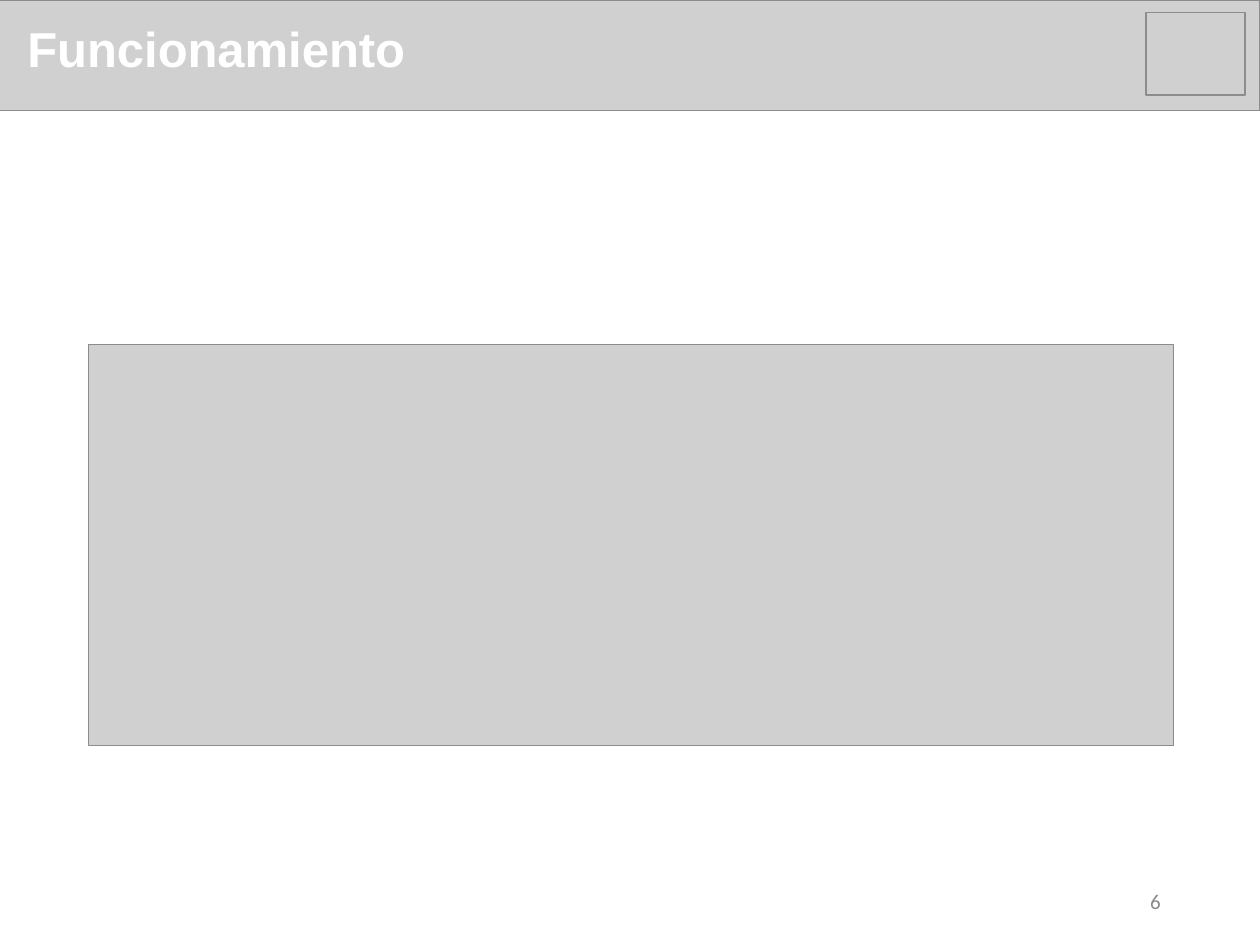
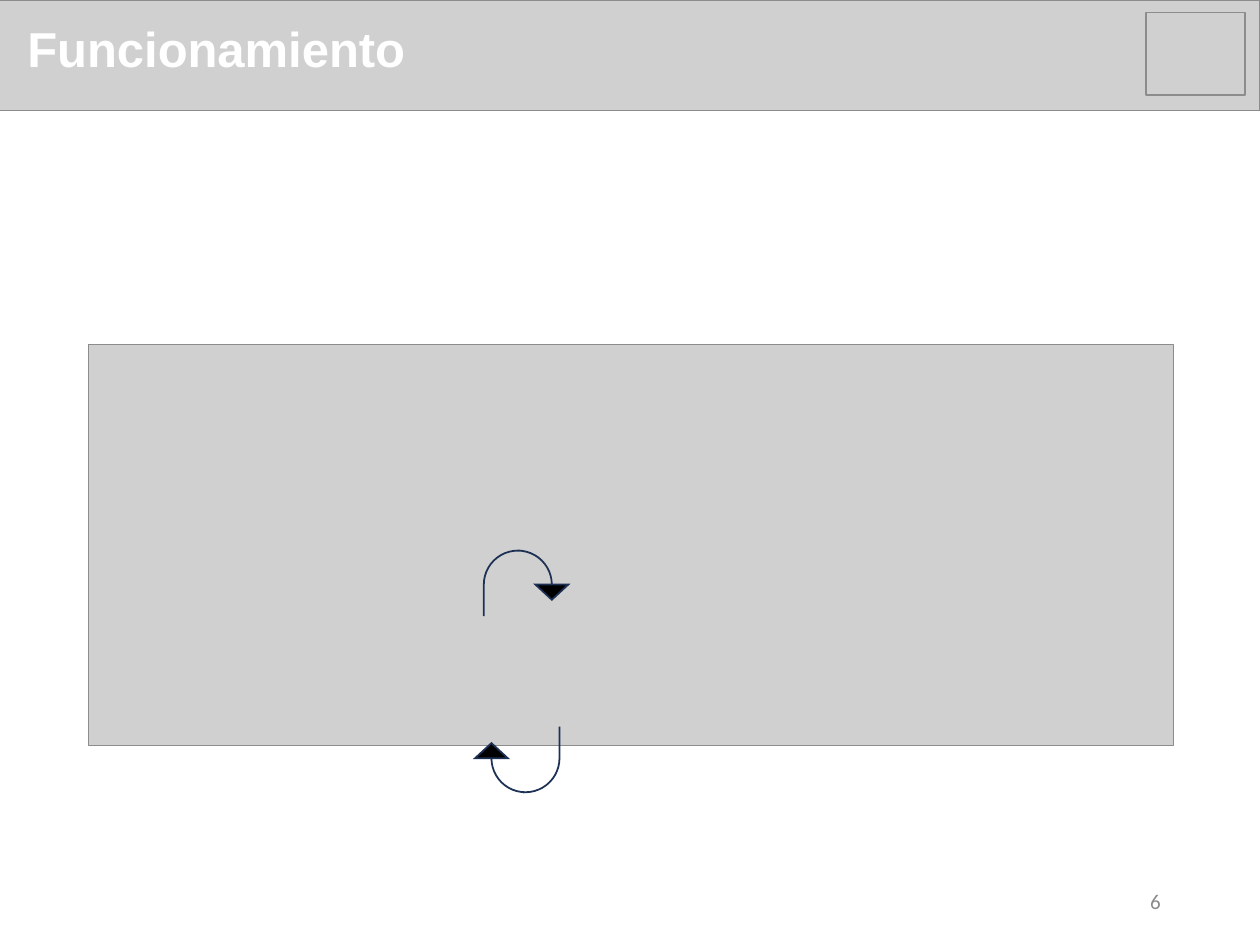
Before and after one commit to Moyaxon/tesis_entrega, a slide deck: slide 6 of Defensa de Tesis.pptx. Drawn at 1260x945 pixels with LibreOffice and Linux fonts; fonts in the diff are those of the drawing; grey boxes stand for pictures. Boxes give left, top, right and bottom in pixels: in the first picture for what was removed or moved away, otherwise in the second. Text is boxed around its words. In the diff, an @@ line names an element or a change of style, - is before the commit and + after.

```diff
--- a/Defensa de Tesis.pptx
+++ b/Defensa de Tesis.pptx
@@ uturn arrow added at box(484, 551, 568, 616), fill #000000, outline #1E3256 1 pt @@
@@ uturn arrow added at box(475, 727, 559, 793), fill #000000, outline #1E3256 1 pt @@
```
Also in this commit, not shown: 8 other slides changed, 1 slide added, 4 other files.
